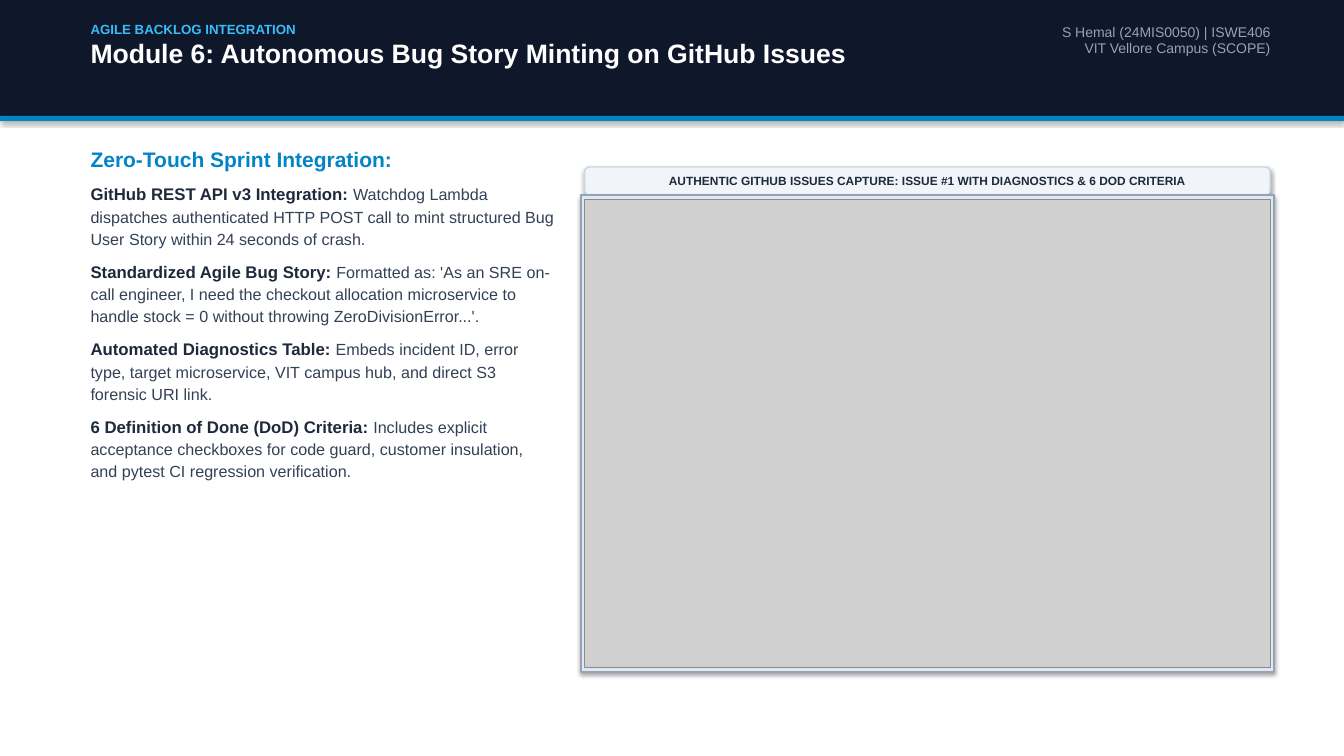
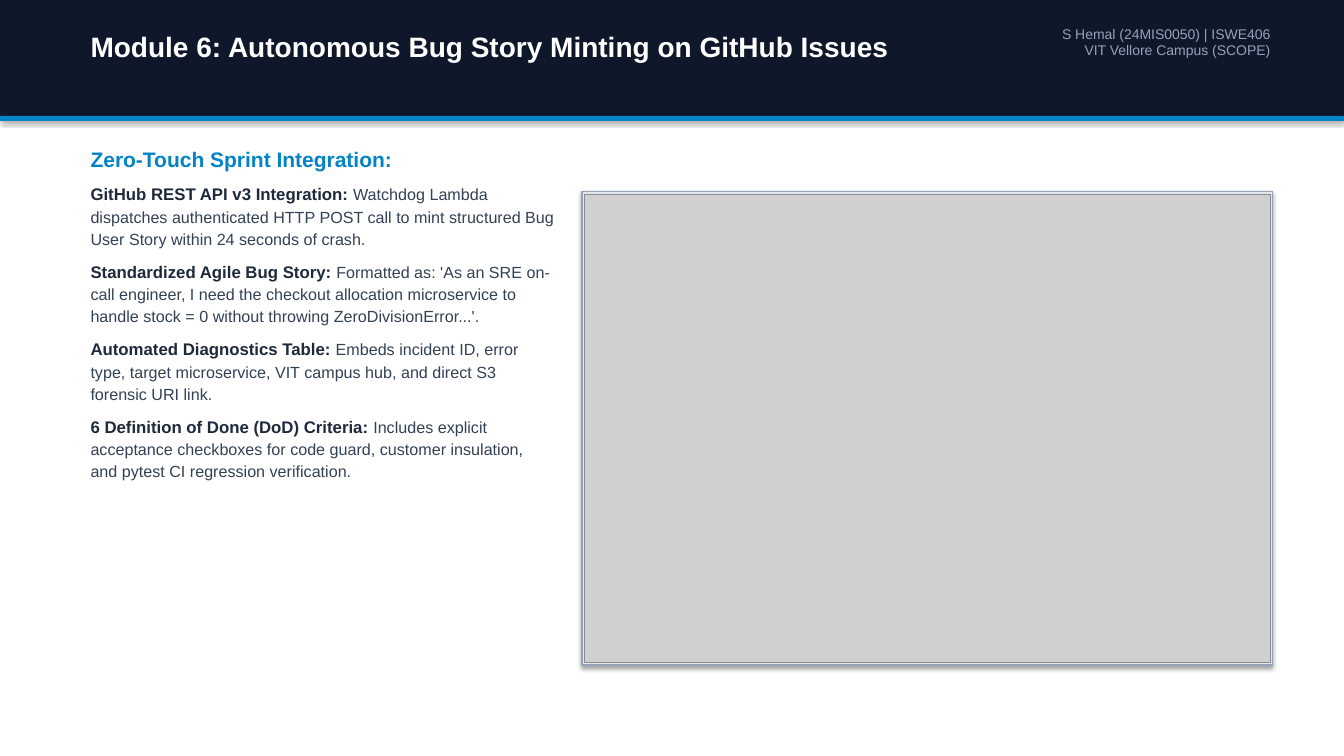
Before and after one commit to hemalexe/devopss-incident-watchdog, a slide deck: slide 11 of FlashMart_Incident_Watchdog_Application_Guide.pptx. Drawn at 1344x756 pixels with LibreOffice and Linux fonts; fonts in the diff are those of the drawing; grey boxes stand for pictures. Boxes give left, top, right and bottom in pixels: in the first picture for what was removed or moved away, otherwise in the second. Text is boxed around its words. In the diff, an @@ line names an element or a change of style, - is before the commit and + after.

```diff
--- a/FlashMart_Incident_Watchdog_Application_Guide.pptx
+++ b/FlashMart_Incident_Watchdog_Application_Guide.pptx
@@ text "Module 6: Autonomous Bug Story ..." moved from (x1=91, y1=24, x2=846, y2=69) to (x1=91, y1=36, x2=888, y2=62) @@
@@ text "Module 6: Autonomous Bug Story ..." at (x1=91, y1=36, x2=888, y2=62): size 19 to 20 pt @@
@@ text at (x1=91, y1=24, x2=295, y2=34): paragraph removed @@
-AGILE BACKLOG INTEGRATION
@@ rounded rectangle removed at (x1=585, y1=167, x2=1270, y2=196) @@
-AUTHENTIC GITHUB ISSUES CAPTURE: ISSUE #1 WITH DIAGNOSTICS & 6 DOD CRITERIA
@@ rectangle resized from (x1=581, y1=196, x2=1274, y2=673) to (x1=583, y1=192, x2=1273, y2=665) @@
@@ rectangle at (x1=583, y1=192, x2=1273, y2=665): outline #94A3B8 1.5 pt to #94A3B8 1.2 pt @@
@@ picture moved from (x1=585, y1=200, x2=1270, y2=668) to (x1=585, y1=195, x2=1270, y2=663) @@
```
Also in this commit, not shown: 13 other slides changed, 12 other files.
